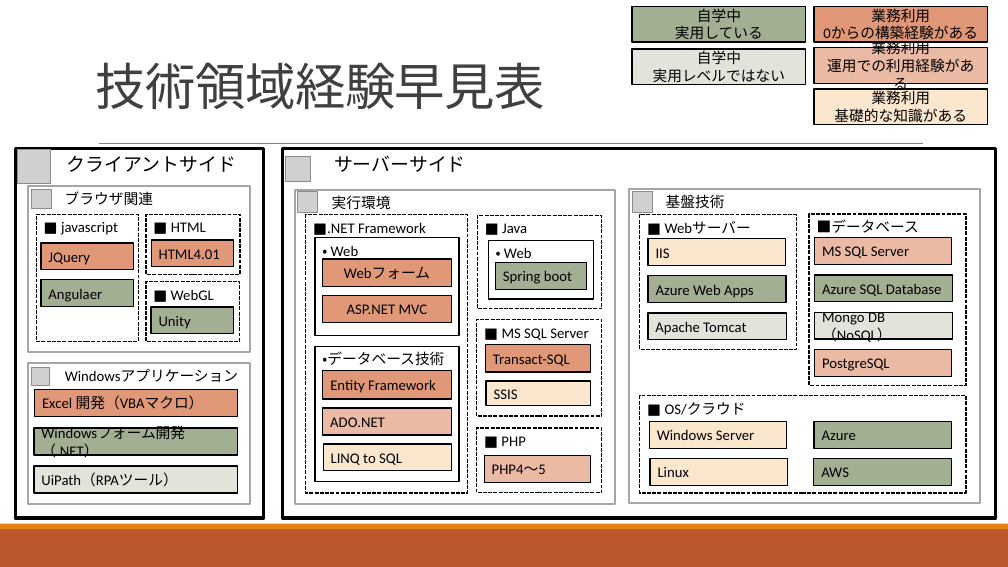
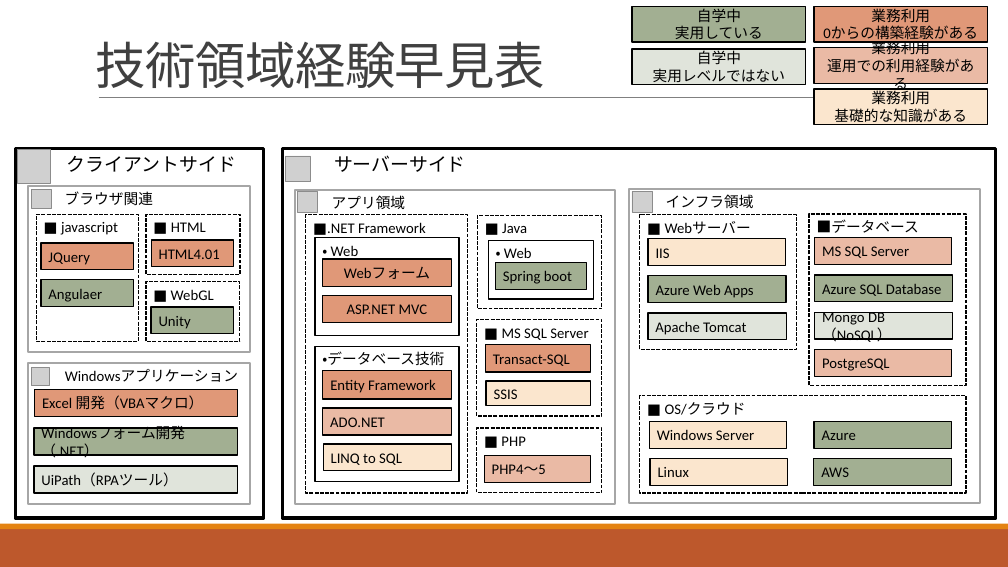
Before and after one commit to yhcodelibrary/document, a slide deck: slide 1 of 職務経歴早見表.pptm. Drawn at 1008x567 pixels with LibreOffice and Linux fonts; fonts in the diff are those of the drawing; grey boxes stand for pictures. Boxes give left, top, right and bottom in pixels: in the first picture for what was removed or moved away, otherwise in the second. Text is boxed around its words. In the diff, an @@ line names an element or a change of style, - is before the commit and + after.

Commit message:
業務経験更新

```diff
--- a/職務経歴早見表.pptm
+++ b/職務経歴早見表.pptm
@@ text "技術領域経験早見表": place and size @@
-text "技術領域経験早見表" at [96,62,545,109]
+text "技術領域経験早見表" at [96,41,545,88]
@@ line moved from (99, 144) - (923, 144) to (99, 97) - (923, 97) @@
@@ text in rectangle at [332,195,406,209]: text changed @@
-実行環境
+アプリ領域
@@ text in rectangle at [666,194,754,208]: text changed @@
-基盤技術
+インフラ領域
```
Also in this commit, not shown: 2 slides added, 1 slide removed.
